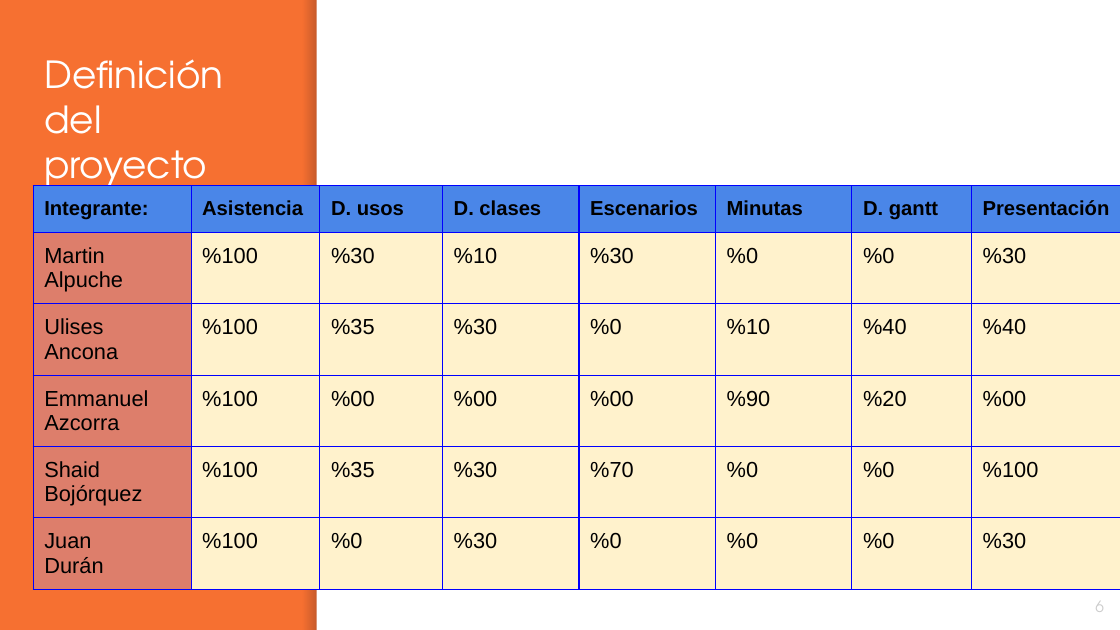
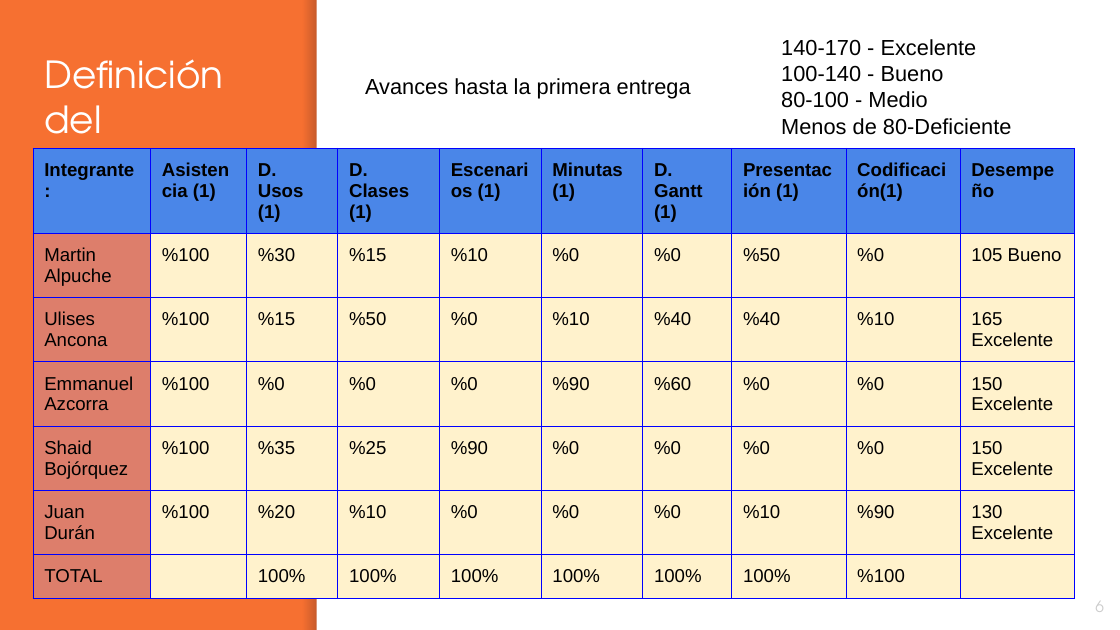
Before and after one commit to uliancona98/TechnoShop, a slide deck: slide 6 of Plan_de_Trabajo/Presentacion.pptx. Drawn at 1120x630 pixels with LibreOffice and Linux fonts; fonts in the diff are those of the drawing. Boxes give left, top, right and bottom in pixels: in the first picture for what was removed or moved away, otherwise in the second. Text is boxed around its words. In the diff, an @@ line names an element or a change of style, - is before the commit and + after.

```diff
--- a/Plan_de_Trabajo/Presentacion.pptx
+++ b/Plan_de_Trabajo/Presentacion.pptx
@@ text added at (781,39,1011,135), 14 pt, text #000000 @@
+140-170 - Excelente
+100-140 - Bueno
+80-100 - Medio
+Menos de 80-Deficiente
@@ text added at (365,78,691,99), 14 pt, text #000000 @@
+Avances hasta la primera entrega
@@ table at (34,148,1076,618) @@
-Integrante: | Asistencia | D. usos | D. clases | Escenarios | Minutas | D. gantt | Presentación
-Martin Alpuche | %100 | %30 | %10 | %30 | %0 | %0 | %30
-Ulises Ancona | %100 | %35 | %30 | %0 | %10 | %40 | %40
-Emmanuel Azcorra | %100 | %00 | %00 | %00 | %90 | %20 | %00
-Shaid Bojórquez | %100 | %35 | %30 | %70 | %0 | %0 | %100
-Juan / Durán | %100 | %0 | %30 | %0 | %0 | %0 | %30
+Integrante: | Asistencia (1) | D. Usos / (1) | D. Clases / (1) | Escenarios (1) | Minutas / (1) | D. Gantt / (1) | Presentación (1) | Codificación(1) | Desempeño
+Martin Alpuche | %100 | %30 | %15 | %10 | %0 | %0 | %50 | %0 | 105 Bueno
+Ulises Ancona | %100 | %15 | %50 | %0 | %10 | %40 | %40 | %10 | 165 Excelente
+Emmanuel Azcorra | %100 | %0 | %0 | %0 | %90 | %60 | %0 | %0 | 150 Excelente
+Shaid Bojórquez | %100 | %35 | %25 | %90 | %0 | %0 | %0 | %0 | 150 Excelente
+Juan / Durán | %100 | %20 | %10 | %0 | %0 | %0 | %10 | %90 | 130 Excelente
+TOTAL |  | 100% | 100% | 100% | 100% | 100% | 100% | %100 | 
@@ table: place and size @@
-table at (34,186,1120,606)
+table at (34,148,1076,618)
```
Also in this commit, not shown: 1 other slide changed.
